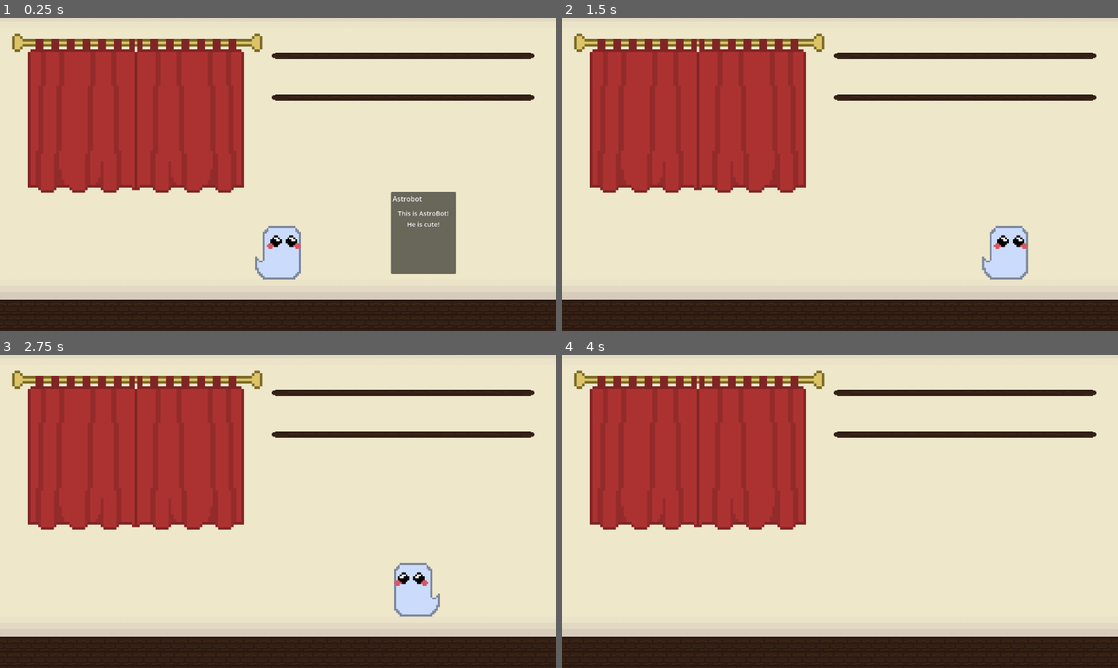
Above: before the commit, frames 1-4 (two rows, left to right).
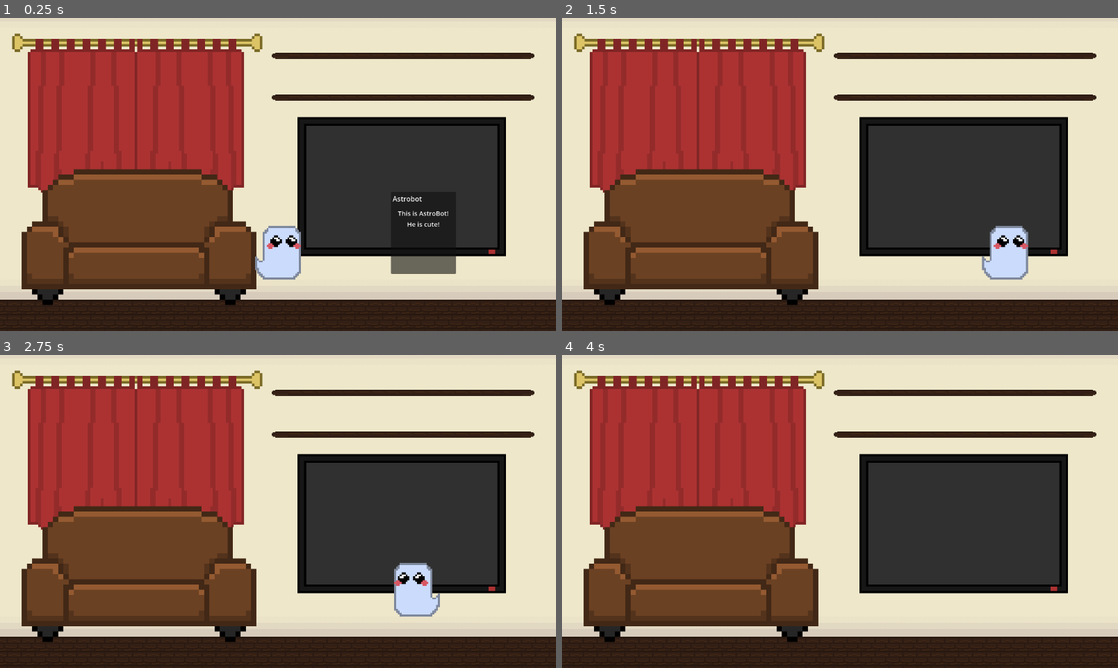
Above: after the commit, the same moments.

Repository: SilentPrincess108/jumpstart_game
Game: Godot game, scene res://scenes/Levels/level_2.tscn
Same seed, same stepped clock (60 frames per second), same inputs: the game is played once before the commit and once after it. This scene is started directly instead of the project's main scene.
Inputs (mouse positions are in pixels of both pictures, inside the frame that each line leads up to):
- Up to frame 1 (0.25 s): no input
- Up to frame 2 (1.5 s): tap Enter (key_unlock) at 0.5 s; move the mouse to (695, 121) at 0.52 s; hold D (right) from 0.53 s (still down); tap Q (De-possess) at 0.6 s; tap W (up) at 0.77 s; move the mouse to (728, 190) at 1.27 s; tap E (Possess) at 1.35 s
- Up to frame 3 (2.75 s): tap W (up) at 1.52 s; move the mouse to (333, 442) at 2.02 s; release D (right) at 2.03 s; hold A (left) from 2.03 s (still down); hold Enter (key_unlock) from 2.03 s (still down)
- Up to frame 4 (4 s): move the mouse to (812, 574) at 2.77 s; release A (left) at 2.78 s; release Enter (key_unlock) at 2.78 s; hold D (right) from 2.78 s (still down); tap Q (De-possess) at 2.85 s; tap W (up) at 3.02, 3.77 s; move the mouse to (1006, 558) at 3.52 s; tap E (Possess) at 3.6 s

The runs differ from the first frame. In frame 1, 31% of the frame differs, in the area x 3-91%, y 31-92%; in frame 2, 31%; in frame 3, 31%; in frame 4, 32%.
Error in both runs: Invalid assignment of property or key 'possessed' with value of type 'bool' on a base object of type 'Nil'. (res://scripts/pop_ups.gd:26)

Commit message:
Added couch and TV sprites

Diff:
--- a/scenes/Levels/level_2.tscn
+++ b/scenes/Levels/level_2.tscn
@@ -1,8 +1,10 @@
-[gd_scene load_steps=6 format=3 uid="uid://myv82j61be3r"]
+[gd_scene load_steps=8 format=3 uid="uid://myv82j61be3r"]
 
 [ext_resource type="Texture2D" uid="uid://b41rveve1bgca" path="res://assets/sprites/tileset.png" id="1_b27d1"]
 [ext_resource type="PackedScene" uid="uid://drlydl3oc1twi" path="res://scenes/curtains.tscn" id="2_603ed"]
 [ext_resource type="PackedScene" uid="uid://baxpx50ne2e6i" path="res://scenes/player.tscn" id="3_04sgr"]
+[ext_resource type="PackedScene" uid="uid://bpcsipr53r7cc" path="res://scenes/couch.tscn" id="4_3s172"]
+[ext_resource type="PackedScene" uid="uid://1q8se1xcaun" path="res://scenes/tv.tscn" id="4_pyh4d"]
 
 [sub_resource type="TileSetAtlasSource" id="TileSetAtlasSource_603ed"]
 texture = ExtResource("1_b27d1")
@@ -58,7 +60,17 @@
 position = Vector2(-324, -132)
 scale = Vector2(6, 6)
 
+[node name="TV" parent="Items" instance=ExtResource("4_pyh4d")]
+position = Vector2(285, 28)
+scale = Vector2(5, 5)
+collision_layer = 4
+
+[node name="couch" parent="Items" instance=ExtResource("4_3s172")]
+position = Vector2(-320, 144)
+scale = Vector2(6, 6)
+collision_layer = 4
+
 [node name="Camera2D" type="Camera2D" parent="."]
 
 [node name="player" parent="." instance=ExtResource("3_04sgr")]
-position = Vector2(-390, 165)
+position = Vector2(151, 186)
--- /dev/null
+++ b/scenes/couch.tscn
@@ -0,0 +1,23 @@
+[gd_scene load_steps=4 format=3 uid="uid://bpcsipr53r7cc"]
+
+[ext_resource type="Texture2D" uid="uid://bltumxodb70qf" path="res://assets/sprites/couch.png" id="1_r84cs"]
+
+[sub_resource type="RectangleShape2D" id="RectangleShape2D_2ydn4"]
+size = Vector2(90, 52)
+
+[sub_resource type="RectangleShape2D" id="RectangleShape2D_r84cs"]
+size = Vector2(90, 52)
+
+[node name="couch" type="CharacterBody2D"]
+
+[node name="Sprite2D" type="Sprite2D" parent="."]
+position = Vector2(0, -6)
+texture = ExtResource("1_r84cs")
+
+[node name="CollisionShape2D" type="CollisionShape2D" parent="."]
+shape = SubResource("RectangleShape2D_2ydn4")
+
+[node name="HoverArea" type="Area2D" parent="."]
+
+[node name="CollisionShape2D" type="CollisionShape2D" parent="HoverArea"]
+shape = SubResource("RectangleShape2D_r84cs")
--- /dev/null
+++ b/scenes/tv.tscn
@@ -0,0 +1,25 @@
+[gd_scene load_steps=4 format=3 uid="uid://1q8se1xcaun"]
+
+[ext_resource type="Texture2D" uid="uid://c7pbjeqwr3xts" path="res://assets/sprites/TV_off.png" id="1_nqyhj"]
+
+[sub_resource type="RectangleShape2D" id="RectangleShape2D_0vvss"]
+size = Vector2(96, 64)
+
+[sub_resource type="RectangleShape2D" id="RectangleShape2D_lnbu4"]
+size = Vector2(96, 64)
+
+[node name="TV" type="CharacterBody2D"]
+
+[node name="Sprite2D" type="Sprite2D" parent="."]
+texture = ExtResource("1_nqyhj")
+
+[node name="CollisionShape2D" type="CollisionShape2D" parent="."]
+shape = SubResource("RectangleShape2D_0vvss")
+
+[node name="HoverArea" type="Area2D" parent="."]
+
+[node name="CollisionShape2D" type="CollisionShape2D" parent="HoverArea"]
+shape = SubResource("RectangleShape2D_lnbu4")
+
+[node name="RayCast2D" type="RayCast2D" parent="."]
+target_position = Vector2(0, 0)
Binary file added: assets/sprites/couch.png
Not shown, added: assets/sprites/couch.png.import
Binary file added: couch.aseprite
